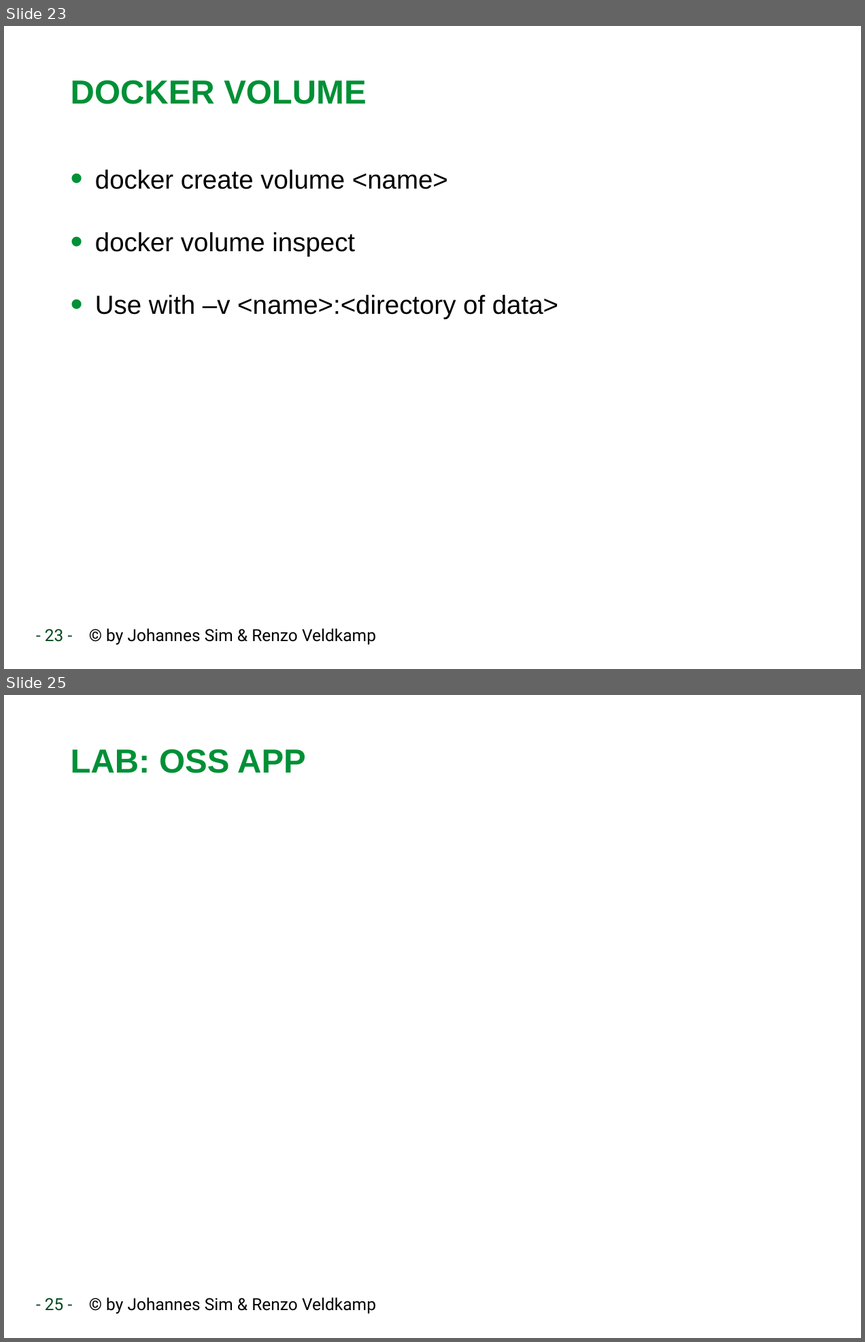
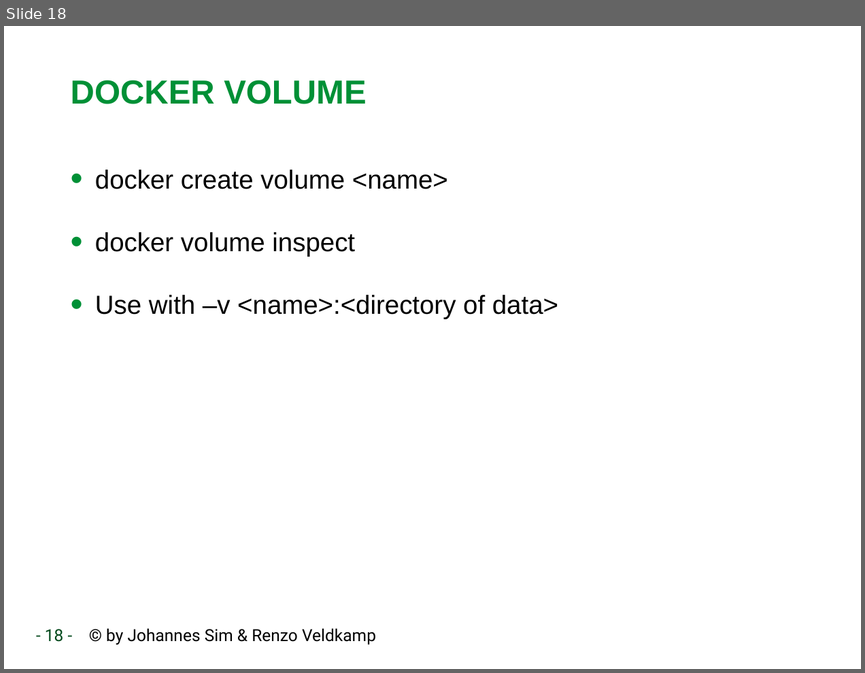
Before and after one commit to RenzoVeldkamp/MicroContainer, a slide deck: Presentatie/Docker102.pptx. Shown one above the other, each under a label of ours: slides 23 and 25 before the commit, slide 18 after it; the slides between them are not shown. The pictures are 865x1342 and 865x673 pixels, drawn with LibreOffice and Linux fonts; fonts in the diff are those of the drawing; background and template pictures are left out. Boxes give left, top, right and bottom in pixels: in the first picture for what was removed or moved away, otherwise in the second. Text is boxed around its words. In the diff, an @@ line names an element or a change of style, - is before the commit and + after.

```diff
--- a/Presentatie/Docker102.pptx
+++ b/Presentatie/Docker102.pptx
@@ slide 25 removed at (4, 695, 861, 1338), background #FFFFFF; not listed: 1 template element that a slide beside it also shows @@
@@ title removed at (71, 749, 306, 773) @@
-LAB: OSS APP
@@ what was slide 23 is now slide 18 @@
@@ text at (45, 628, 376, 645): text changed @@
-- 23 - © by Johannes Sim & Renzo Veldkamp
+- 18 - © by Johannes Sim & Renzo Veldkamp
```
Also in this commit, not shown: 3 slides changed, 2 slides added, 3 other slides removed, 1 other file.
